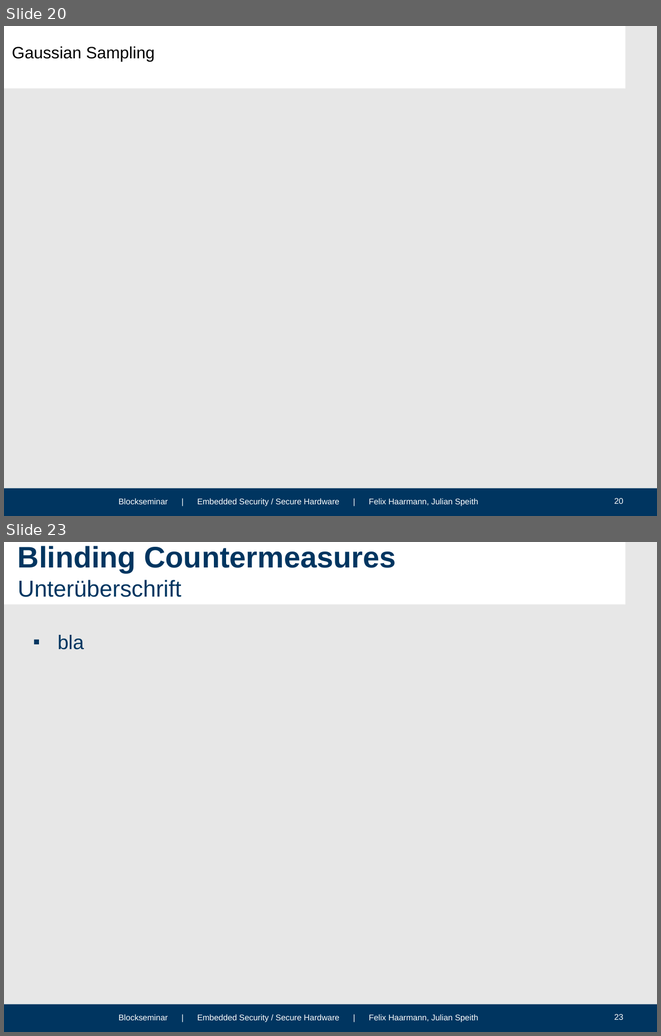
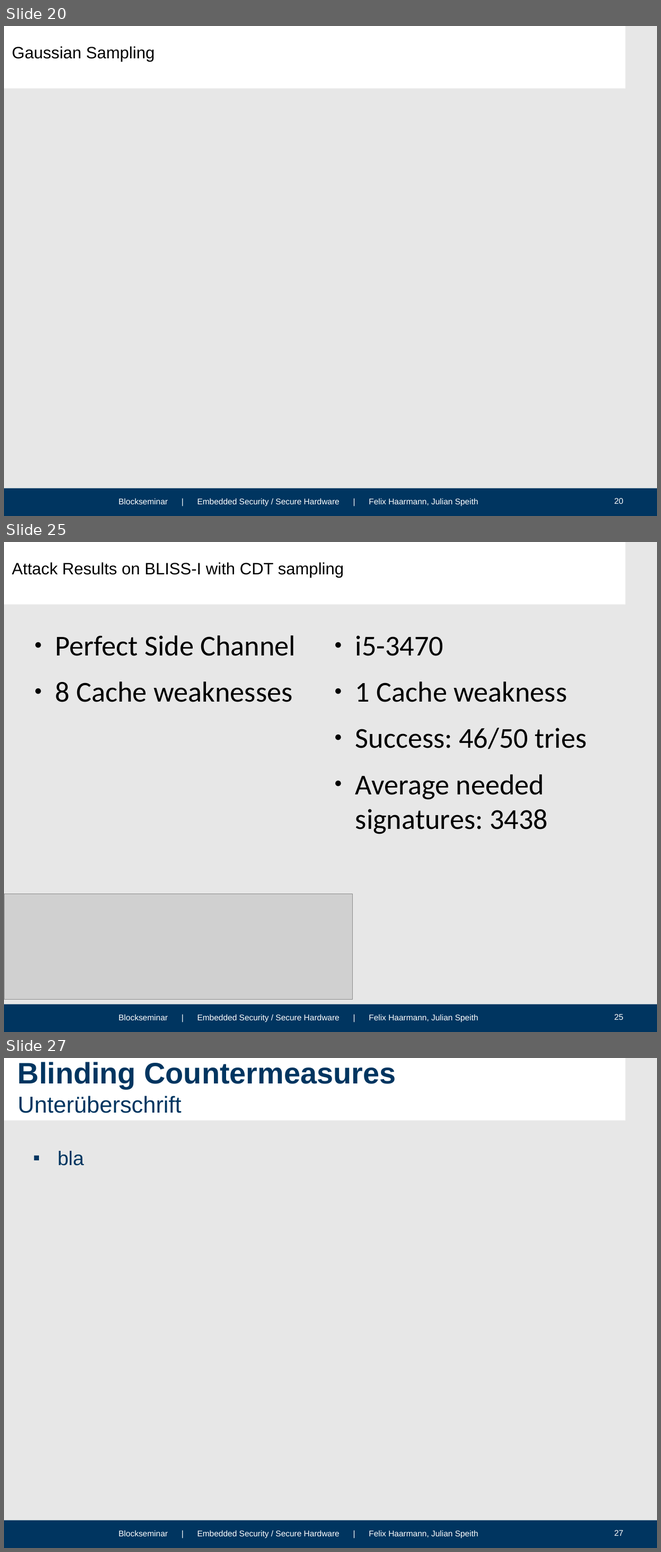
Before and after one commit to HFelixA/emsecseminar, a slide deck: presentation/Felix.odp. Shown one above the other, each under a label of ours: slides 20 and 23 before the commit, slides 20, 25 and 27 after it; the slides between them are not shown. The pictures are 661x1036 and 661x1552 pixels, drawn with LibreOffice and Linux fonts; fonts in the diff are those of the drawing; grey boxes stand for pictures; background and template pictures are left out. Boxes give left, top, right and bottom in pixels: in the first picture for what was removed or moved away, otherwise in the second. Text is boxed around its words. In the diff, an @@ line names an element or a change of style, - is before the commit and + after.

Commit message:
Attack and CDT results

```diff
--- a/presentation/Felix.odp
+++ b/presentation/Felix.odp
@@ slide 25 added at (x1=4, y1=542, x2=657, y2=1032), background #E7E7E7; not listed: 4 template elements that a slide beside it also shows @@
@@ title added at (x1=12, y1=562, x2=344, y2=578), 20 pt, text #000000 @@
+Attack Results on BLISS-I with CDT sampling
@@ text added at (x1=55, y1=635, x2=296, y2=702), 35 pt, text #000000 @@
+● Perfect Side Channel
+● 8 Cache weaknesses
@@ text added at (x1=355, y1=635, x2=587, y2=834), 35 pt, text #000000 @@
+● i5-3470
+● 1 Cache weakness
+● Success: 46/50 tries
+● Average needed signatures: 3438
@@ picture added at (x1=4, y1=894, x2=352, y2=999) @@
@@ what was slide 23 is now slide 27 @@
@@ page number at (x1=614, y1=1530, x2=623, y2=1536): text changed @@
-23
+27
```
Also in this commit, not shown: 2 slides changed, 3 other slides added, 1 other file.
